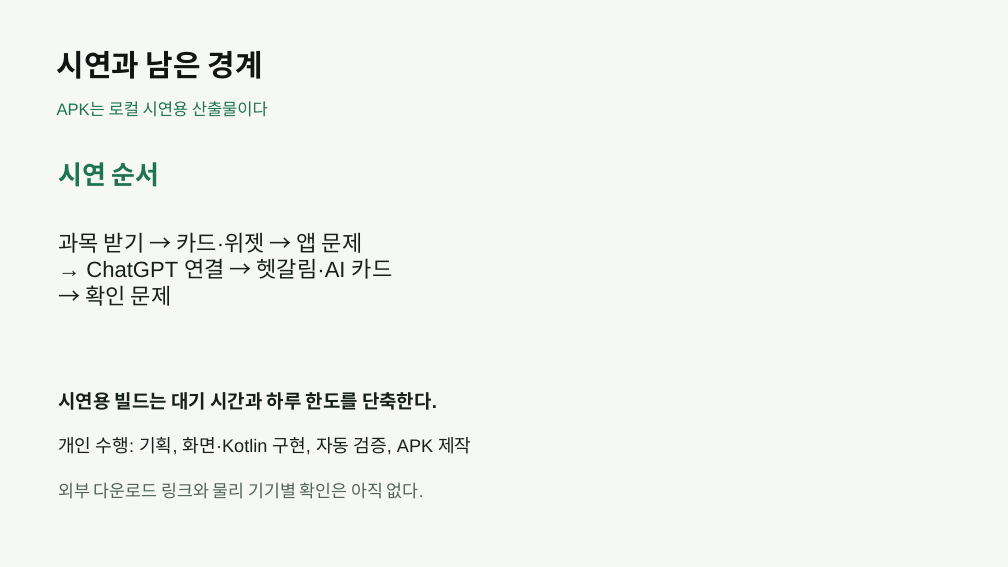
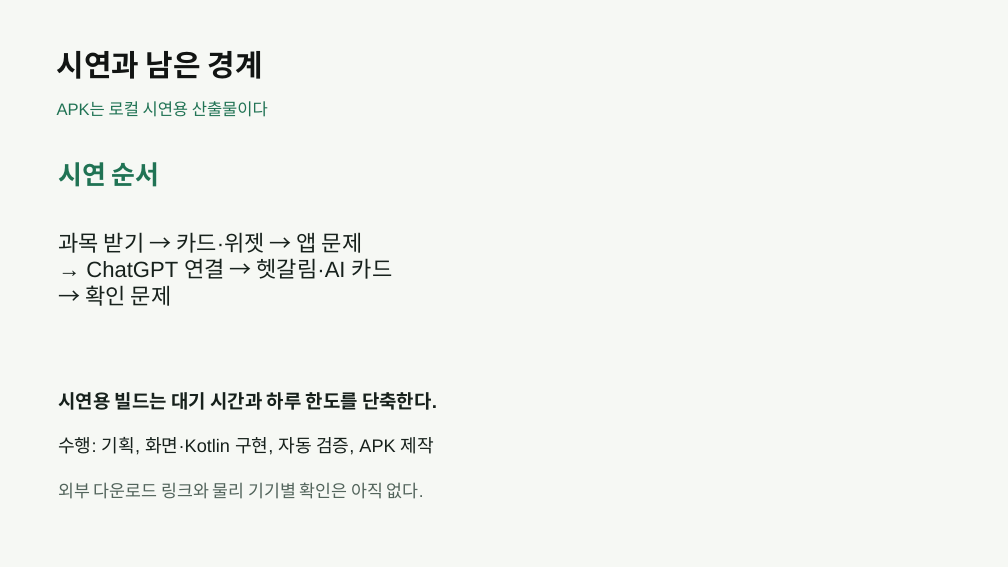
Before and after one commit to larklaon/N_Final_Project, a slide deck: slide 8 of presentation/teum-knowledge-course-project.pptx. Drawn at 1008x567 pixels with LibreOffice and Linux fonts; fonts in the diff are those of the drawing. Boxes give left, top, right and bottom in pixels: in the first picture for what was removed or moved away, otherwise in the second. Text is boxed around its words. In the diff, an @@ line names an element or a change of style, - is before the commit and + after.

```diff
--- a/presentation/teum-knowledge-course-project.pptx
+++ b/presentation/teum-knowledge-course-project.pptx
@@ text at box(58, 437, 434, 455): text changed @@
-개인 수행: 기획, 화면·Kotlin 구현, 자동 검증, APK 제작
+수행: 기획, 화면·Kotlin 구현, 자동 검증, APK 제작
```
Also in this commit, not shown: 4 other files.
